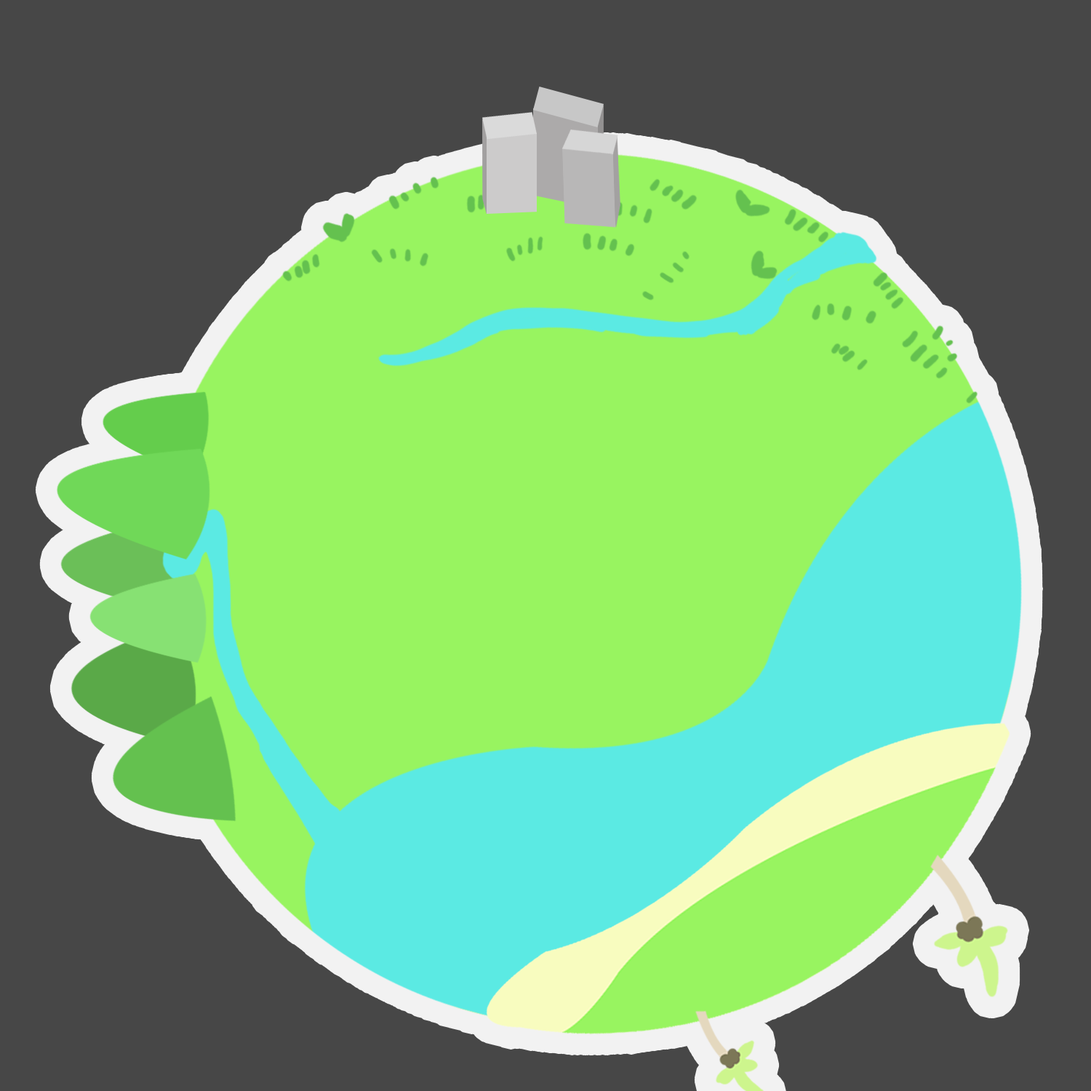
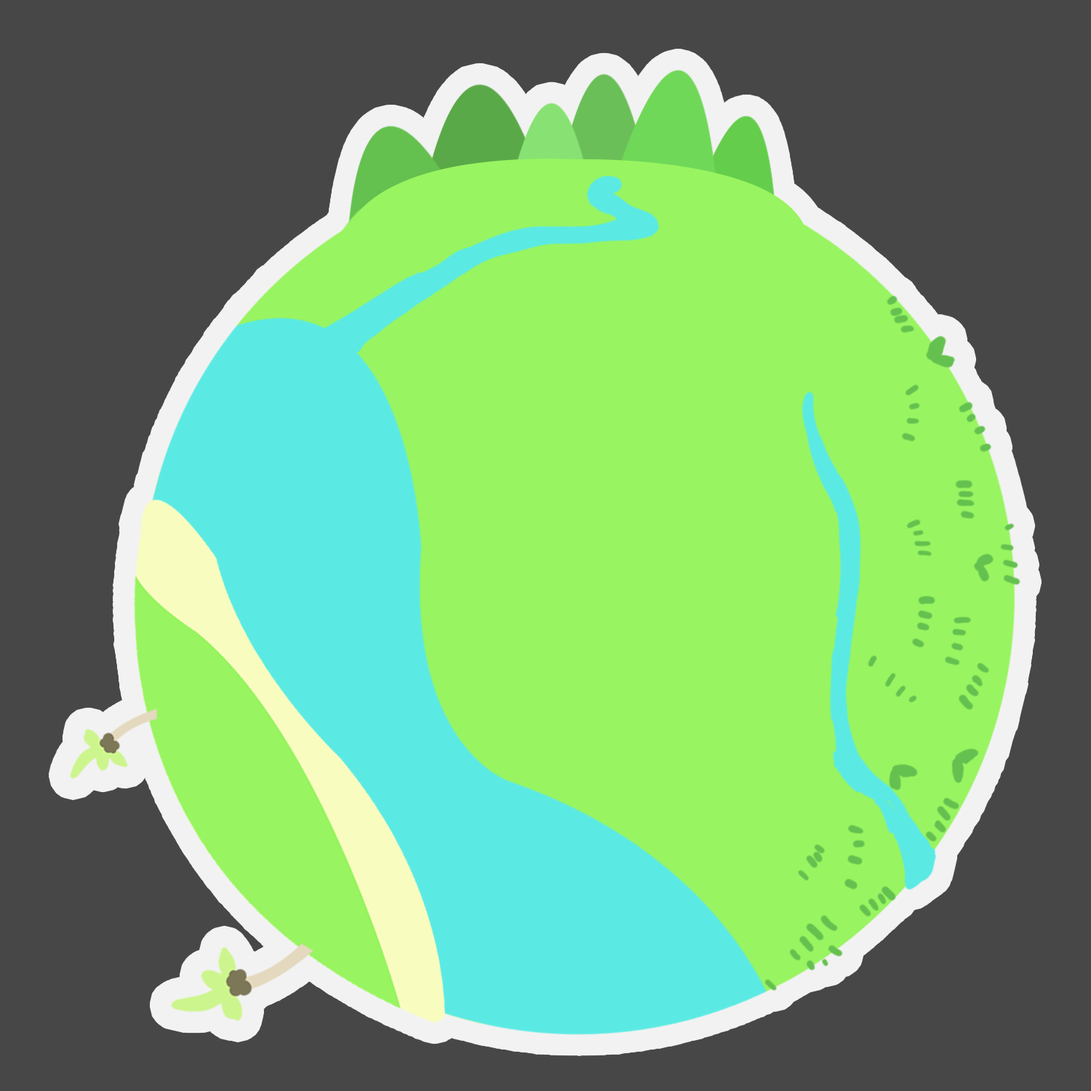
Revision of a layered w=1091, h=1091 image; what changed, layer by layer:
moved "그룹 3 복사" into group "그룹 4" over [558, 118, 626, 234]
painted on "사각형 1" (2nd of 4, in "City" › "그룹 4" › "그룹 3 복사") over [558, 118, 624, 155]
painted on "사각형 2" (2nd of 4, in "City" › "그룹 4" › "그룹 3 복사") over [558, 141, 620, 233]
painted on "사각형 3" (2nd of 4, in "City" › "그룹 4" › "그룹 3 복사") over [599, 125, 626, 234]
moved "그룹 2" into group "그룹 4" over [466, 98, 538, 214]
painted on "사각형 1 복사" over [466, 98, 538, 140]
painted on "사각형 2 복사" over [471, 112, 538, 214]
painted on "사각형 3 복사" over [466, 107, 503, 214]
moved "그룹 3" into group "그룹 4" over [525, 69, 607, 212]
painted on "사각형 1" (4th of 4, in "City" › "그룹 4" › "그룹 3") over [525, 69, 607, 128]
painted on "사각형 2" (4th of 4, in "City" › "그룹 4" › "그룹 3") over [525, 95, 600, 212]
painted on "사각형 3" (4th of 4, in "City" › "그룹 4" › "그룹 3") over [577, 91, 607, 212]
moved "River" (1st of 2, in "Earth" › "Mountain") above "Hill", painted on it over [161, 174, 660, 887]
added layer "Hill" in group "Mountain" over [328, 158, 805, 289]
painted on "FrontMountains" over [56, 69, 721, 823]
painted on "BackMountains" over [60, 73, 778, 747]
painted on "2" over [69, 708, 765, 1091]
painted on "1" over [170, 854, 1010, 1023]
painted on "soil" over [133, 499, 1011, 1036]
painted on "sand" over [133, 499, 1011, 1035]
painted on "River" (2nd of 2, in "Earth" › "Yard") over [377, 231, 938, 891]
painted on "Grass" over [282, 146, 1022, 992]
painted on "sea" over [69, 317, 1025, 1091]
painted on "Earth" (2nd of 2, in "Earth") over [139, 151, 1024, 1037]
